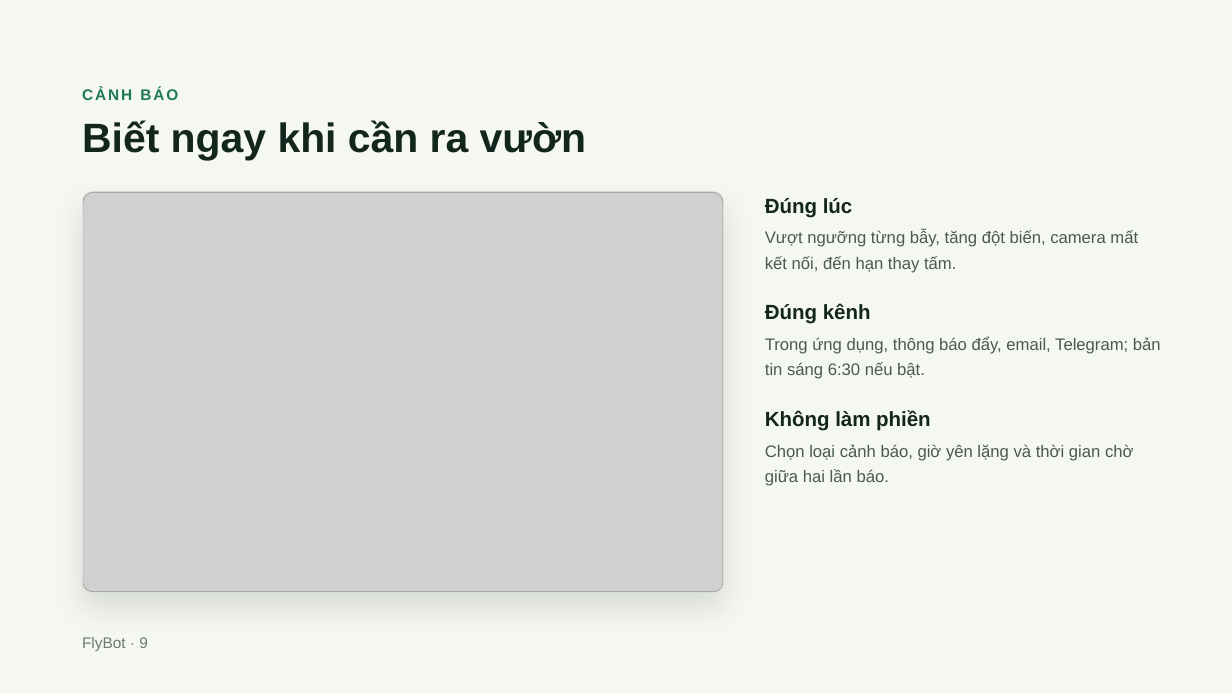
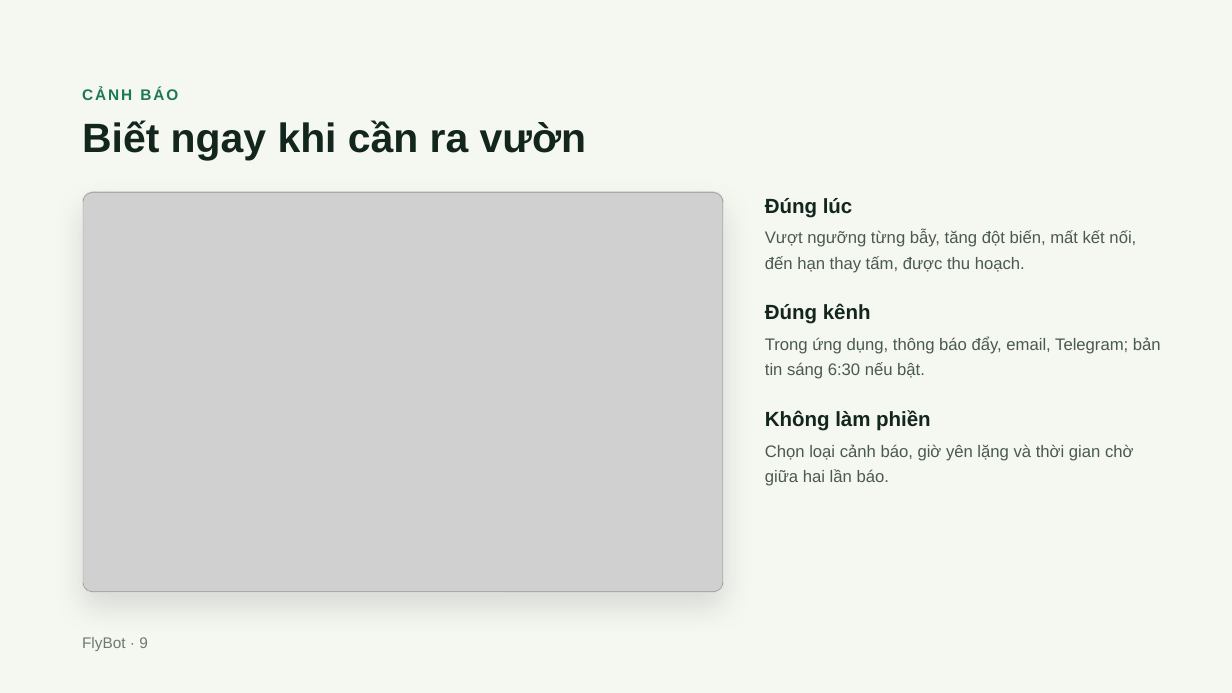
Before and after one commit to agrhub/flybot, a slide deck: slide 9 of FlyBot – Giới thiệu ứng dụng.pptx. Drawn at 1232x693 pixels with LibreOffice and Linux fonts; fonts in the diff are those of the drawing; grey boxes stand for pictures. Boxes give left, top, right and bottom in pixels: in the first picture for what was removed or moved away, otherwise in the second. Text is boxed around its words. In the diff, an @@ line names an element or a change of style, - is before the commit and + after.

```diff
--- a/FlyBot – Giới thiệu ứng dụng.pptx
+++ b/FlyBot – Giới thiệu ứng dụng.pptx
@@ text at (765, 230, 1136, 273): text changed @@
-Vượt ngưỡng từng bẫy, tăng đột biến, camera mất kết nối, đến hạn thay tấm.
+Vượt ngưỡng từng bẫy, tăng đột biến, mất kết nối, đến hạn thay tấm, được thu hoạch.
```
Also in this commit, not shown: 11 other slides changed, 1 other file.
